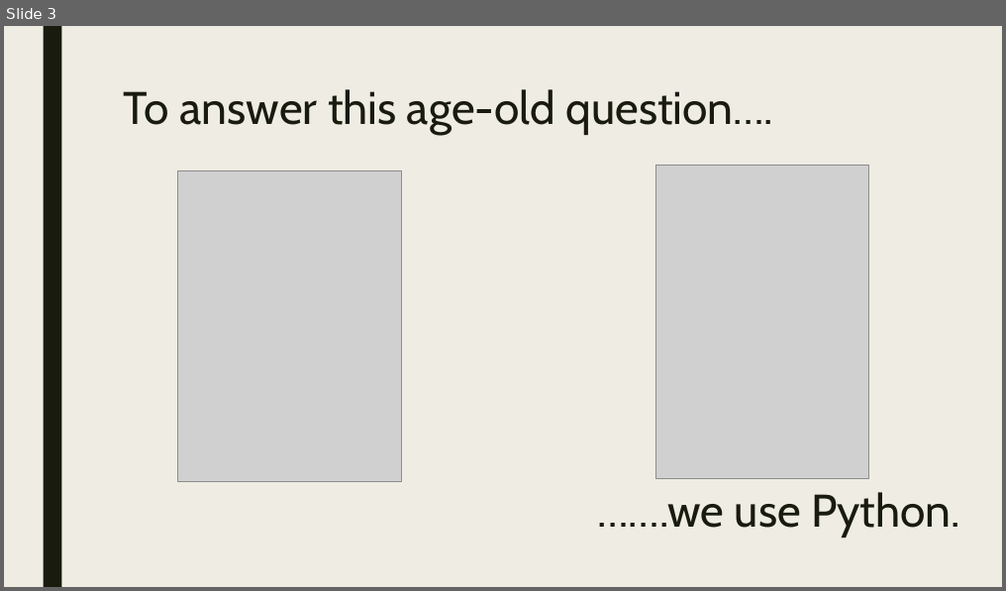
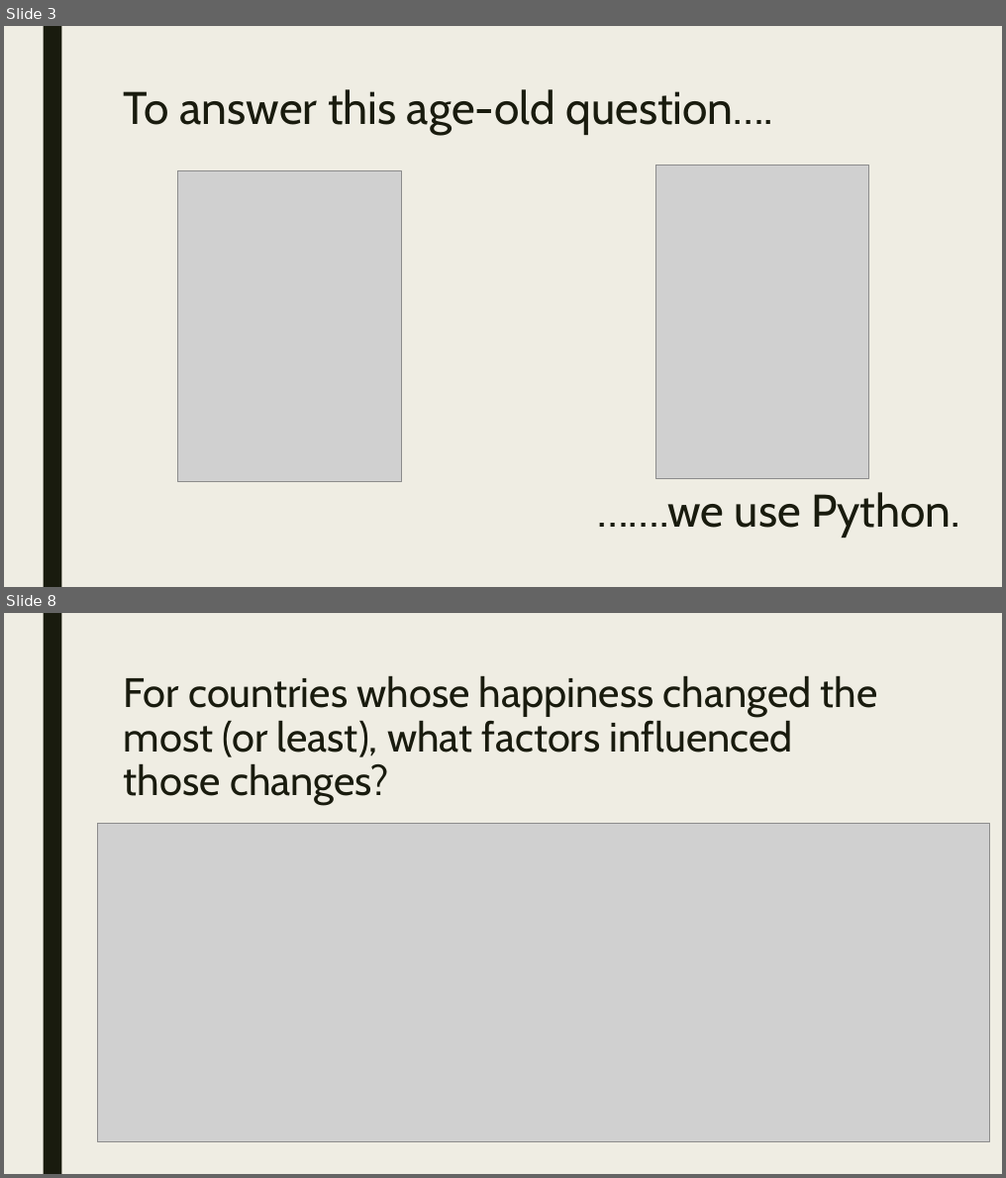
Before and after one commit to gfunk68/teamepic_project1, a slide deck: Project1.pptx. Shown one above the other, each under a label of ours: slide 3 before the commit, slides 3 and 8 after it; the slides between them are not shown. The pictures are 1006x591 and 1006x1178 pixels, drawn with LibreOffice and Linux fonts; fonts in the diff are those of the drawing; grey boxes stand for pictures. Boxes give left, top, right and bottom in pixels: in the first picture for what was removed or moved away, otherwise in the second. Text is boxed around its words. In the diff, an @@ line names an element or a change of style, - is before the commit and + after.

```diff
--- a/Project1.pptx
+++ b/Project1.pptx
@@ slide 8 added at (x1=4, y1=613, x2=1002, y2=1174), background #EFEDE3; not listed: 1 template element that a slide beside it also shows @@
@@ title added at (x1=124, y1=676, x2=878, y2=806), 39.6 pt, text #191B0E @@
+For countries whose happiness changed the most (or least), what factors influenced those changes?
@@ picture added at (x1=98, y1=823, x2=990, y2=1143) @@
```
Also in this commit, not shown: 2 slides changed, 13 other slides added, 4 slides removed, 16 other files.
